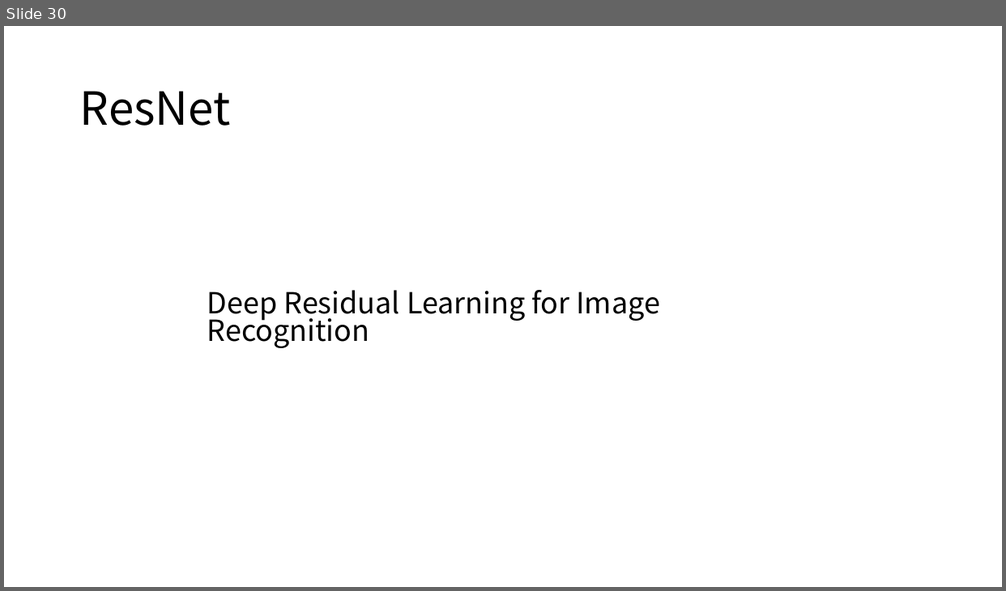
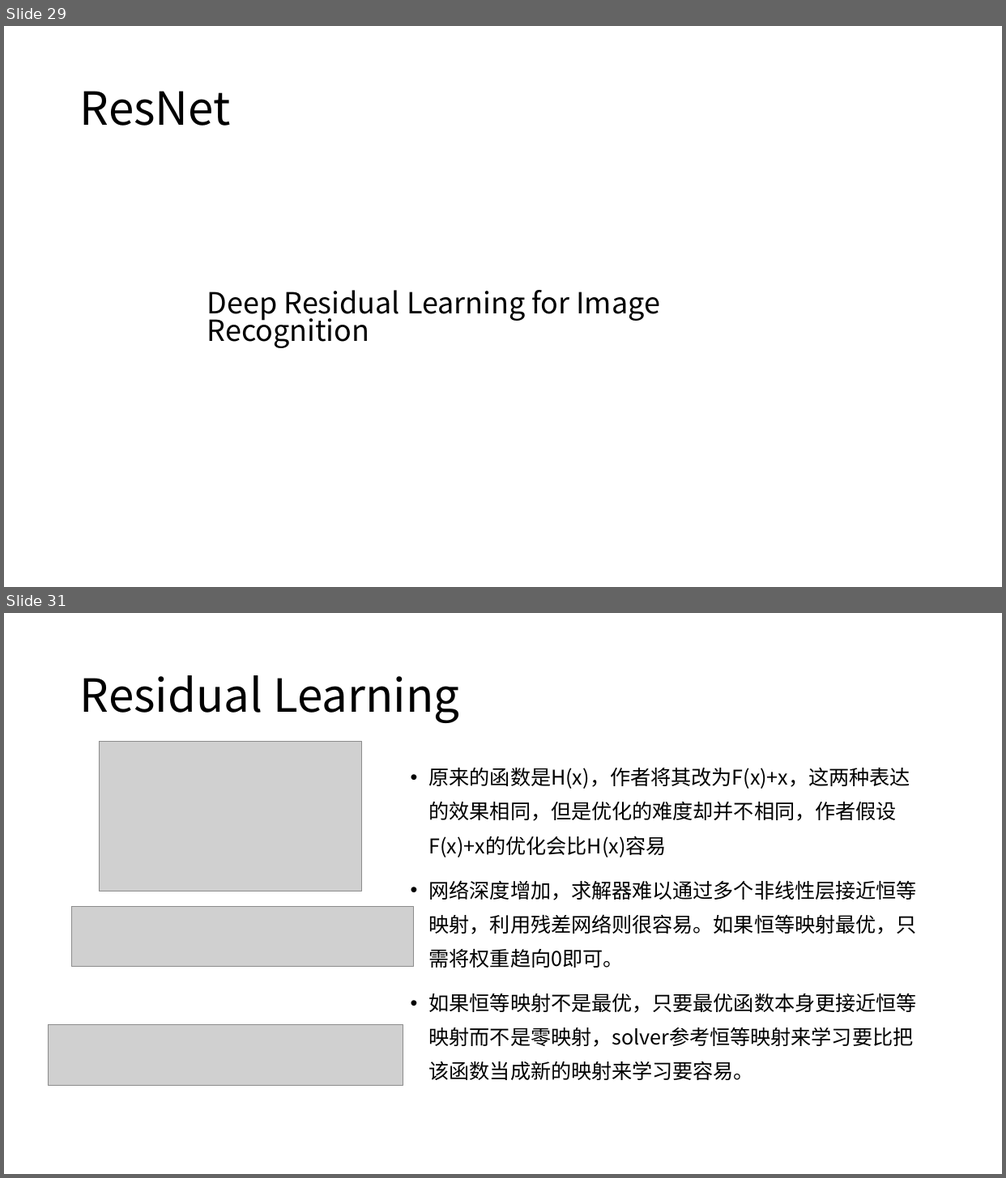
Before and after one commit to XianzhengWU/deeplearning_papernotes, a slide deck: 四篇论文笔记汇总.pptx. Shown one above the other, each under a label of ours: slide 30 before the commit, slides 29 and 31 after it; the slides between them are not shown. The pictures are 1006x591 and 1006x1178 pixels, drawn with LibreOffice and Linux fonts; fonts in the diff are those of the drawing; grey boxes stand for pictures. Boxes give left, top, right and bottom in pixels: in the first picture for what was removed or moved away, otherwise in the second. Text is boxed around its words. In the diff, an @@ line names an element or a change of style, - is before the commit and + after.

```diff
--- a/四篇论文笔记汇总.pptx
+++ b/四篇论文笔记汇总.pptx
@@ slide 31 added at bbox=[4, 613, 1002, 1174], background #FFFFFF @@
@@ title added at bbox=[80, 675, 459, 723], 44 pt, text #000000 @@
+Residual Learning
@@ picture added at bbox=[99, 741, 362, 891] @@
@@ text added at bbox=[429, 768, 917, 1080], 19.6 pt, text #000000 @@
+• 原来的函数是H(x)，作者将其改为F(x)+x，这两种表达的效果相同，但是优化的难度却并不相同，作者假设F(x)+x的优化会比H(x)容易
+• 网络深度增加，求解器难以通过多个非线性层接近恒等映射，利用残差网络则很容易。如果恒等映射最优，只需将权重趋向0即可。
+• 如果恒等映射不是最优，只要最优函数本身更接近恒等映射而不是零映射，solver参考恒等映射来学习要比把该函数当成新的映射来学习要容易。
@@ picture added at bbox=[72, 906, 414, 966] @@
@@ picture added at bbox=[49, 1025, 403, 1085] @@
@@ what was slide 30 is now slide 29 @@
```
Also in this commit, not shown: 2 slides changed, 13 other slides added, 6 slides removed, 1 other file.
